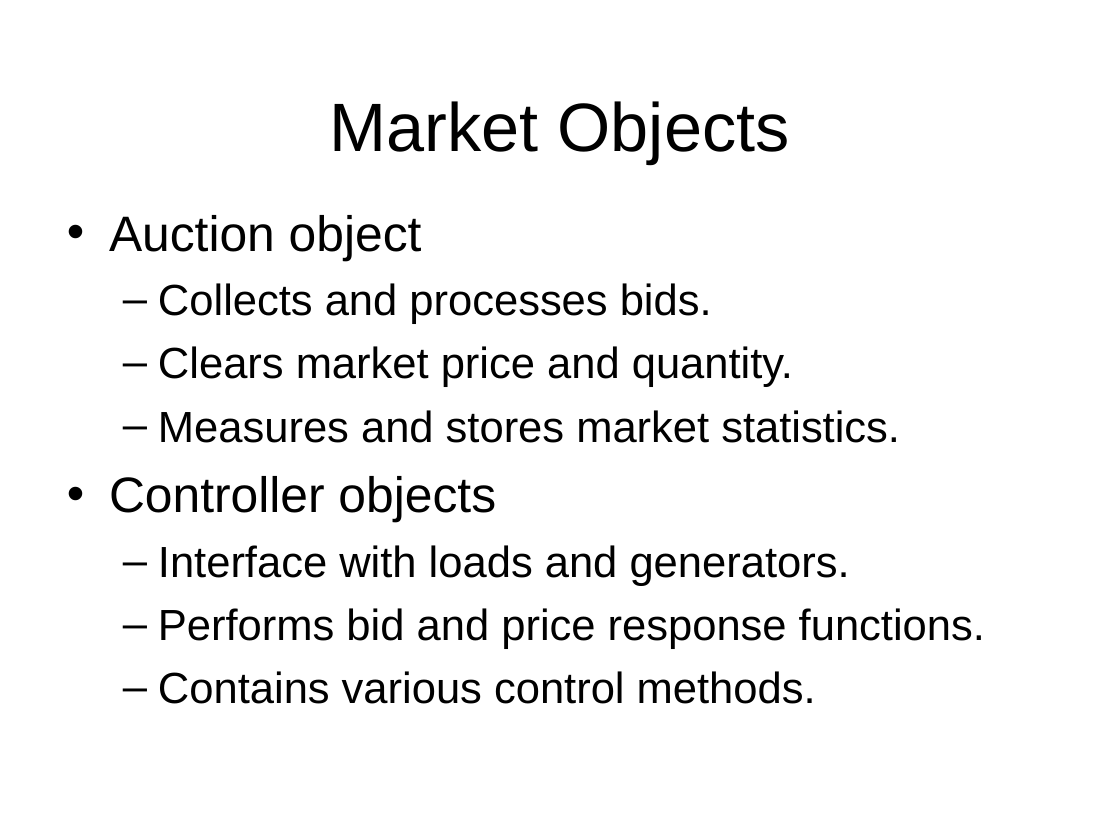
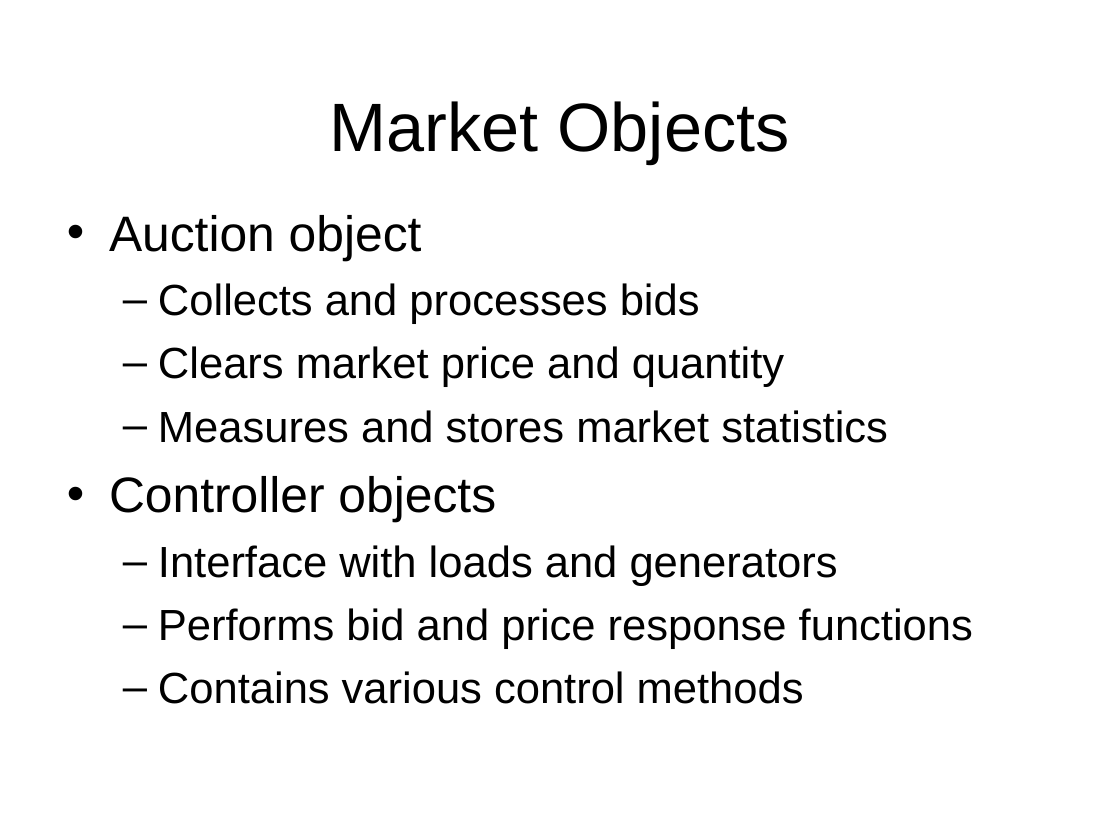
Before and after one commit to gridlab-d/course, a slide deck: slide 12 of FourDayCourse/5.1 - Market Module.ppt. Drawn at 1120x840 pixels with LibreOffice and Linux fonts; fonts in the diff are those of the drawing; background and template pictures are left out. Boxes give left, top, right and bottom in pixels: in the first picture for what was removed or moved away, otherwise in the second. Text is boxed around its words. In the diff, an @@ line names an element or a change of style, - is before the commit and + after.

```diff
--- a/FourDayCourse/5.1 - Market Module.ppt
+++ b/FourDayCourse/5.1 - Market Module.ppt
@@ text at (158,283,888,443): text changed @@
-  – Collects and processes bids.
-  – Clears market price and quantity.
-  – Measures and stores market statistics.
+  – Collects and processes bids
+  – Clears market price and quantity
+  – Measures and stores market statistics
@@ text at (158,545,973,704): text changed @@
-  – Interface with loads and generators.
-  – Performs bid and price response functions.
-  – Contains various control methods.
+  – Interface with loads and generators
+  – Performs bid and price response functions
+  – Contains various control methods
```
Also in this commit, not shown: 7 other slides changed, 2 slides added, 12 other files.
